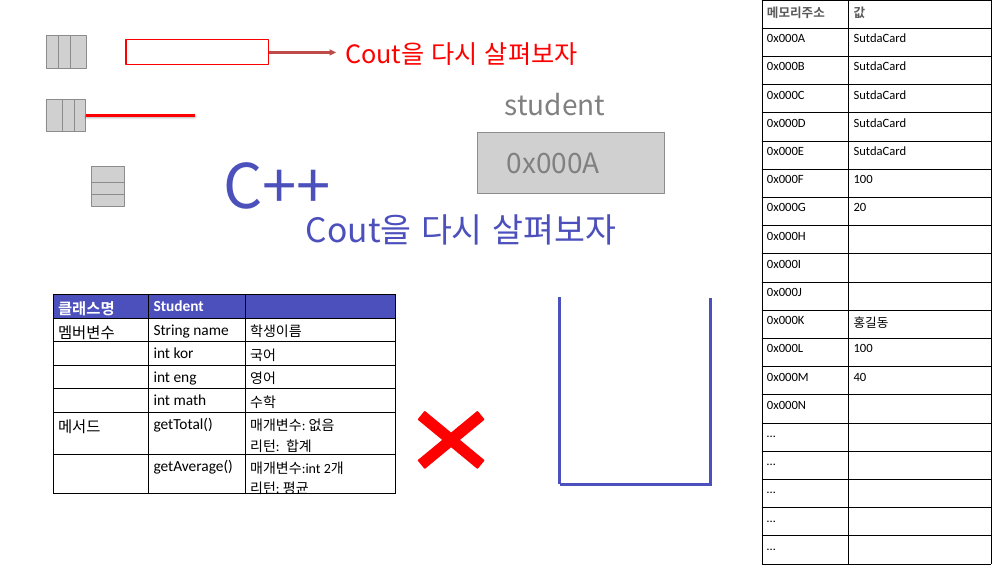
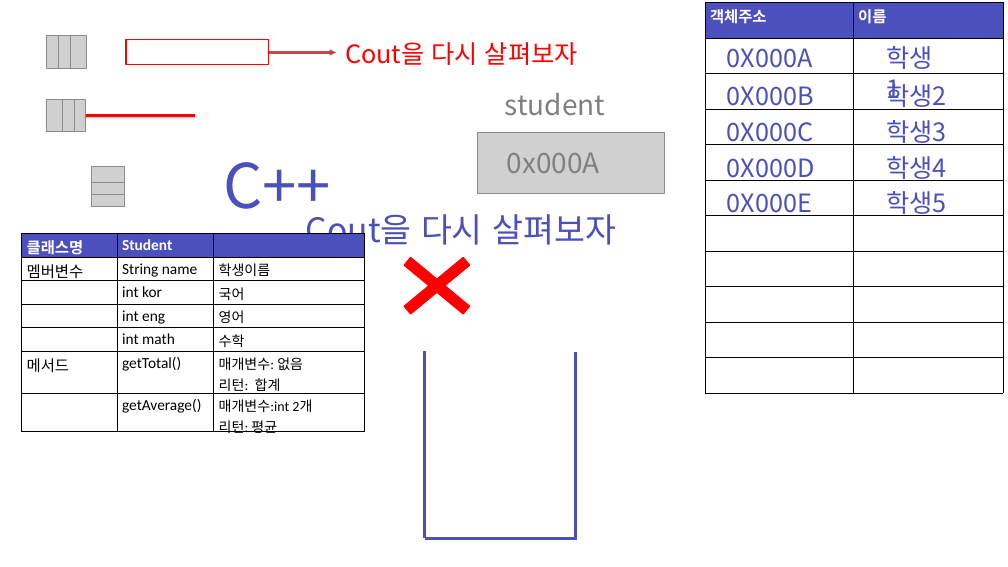
Before and after one commit to zest132/JavaLecture, a slide deck: slide 1 of JavaLecture/LectureFile/샘플.pptx. Drawn at 1008x567 pixels with LibreOffice and Linux fonts; fonts in the diff are those of the drawing; grey boxes stand for pictures. Boxes give left, top, right and bottom in pixels: in the first picture for what was removed or moved away, otherwise in the second. Text is boxed around its words. In the diff, an @@ line names an element or a change of style, - is before the commit and + after.

```diff
--- a/JavaLecture/LectureFile/샘플.pptx
+++ b/JavaLecture/LectureFile/샘플.pptx
@@ table added at box(705, 3, 1003, 393), 11 rows, 2 columns @@
+객체주소 | 이름
+ | 
+ | 
+ | 
+ | 
+ | 
+ | 
+ | 
+ | 
+ | 
+ | 
@@ table removed at box(762, 0, 991, 564), 20 rows, 2 columns @@
-메모리주소 | 값
-0x000A | SutdaCard
-0x000B | SutdaCard
-0x000C | SutdaCard
-0x000D | SutdaCard
-0x000E | SutdaCard
-0x000F | 100
-0x000G | 20
-0x000H | 
-0x000I | 
-0x000J | 
-0x000K | 홍길동
-0x000L | 100
-0x000M | 40
-0x000N | 
-… | 
-… | 
-… | 
-… | 
-… | 
@@ text added at box(727, 48, 813, 74), 36 pt, text #4C50BC @@
+0X000A
@@ text added at box(886, 46, 932, 102), 36 pt, text #4C50BC @@
+학생1
@@ text added at box(727, 86, 814, 110), 36 pt, text #4C50BC @@
+0X000B
@@ text added at box(886, 80, 946, 110), 36 pt, text #4C50BC @@
+학생2
@@ text added at box(727, 122, 813, 145), 36 pt, text #4C50BC @@
+0X000C
@@ text added at box(886, 120, 946, 145), 36 pt, text #4C50BC @@
+학생3
@@ text added at box(727, 158, 815, 181), 36 pt, text #4C50BC @@
+0X000D
@@ text added at box(886, 156, 946, 181), 36 pt, text #4C50BC @@
+학생4
@@ text added at box(727, 193, 812, 216), 36 pt, text #4C50BC @@
+0X000E
@@ text added at box(886, 191, 946, 216), 36 pt, text #4C50BC @@
+학생5
@@ table: place and size @@
-table at box(53, 294, 396, 498)
+table at box(22, 233, 364, 437)
@@ cross: place and size @@
-cross at box(395, 393, 508, 487)
+cross at box(380, 239, 493, 333)
@@ 3 lines: place and size @@
-3 lines at box(559, 297, 710, 486)
+3 lines at box(424, 351, 576, 540)
```
Also in this commit, not shown: 47 other files.
